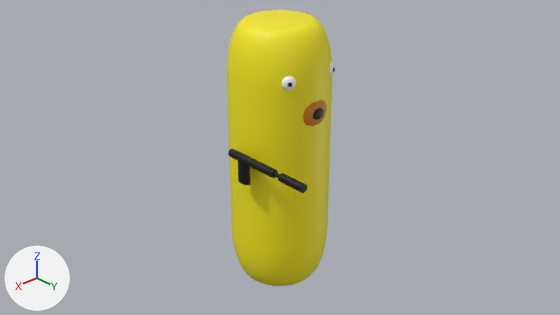
Two versions of the Blender file public/models/choomah.blend, one commit apart.
Camera for both pictures: the file's camera 'Camera'. Arrows for +X, +Y and +Z are at lower left; the lights stay in place.
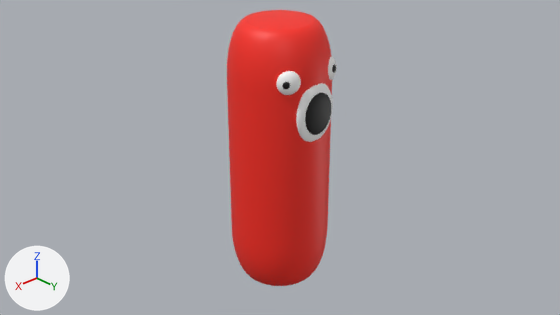
Patch to the scene script:
```diff
--- a/public/models/choomah.blend.py
+++ b/public/models/choomah.blend.py
@@ mat_material_005 @@
+mat_material_005 = principled_material('Material.005')
+mat_material_005.base_color = (1.0, 0.025, 0.0132)  # red #ff2c1e
@@ me_cylinder @@
 me_cylinder.from_pydata(...)  # 64 vertices, 34 faces; spans x -1.0..1.0, y -1.0..1.0, z -1.0..1.0
-me_cylinder.materials.append(mat_material_002)  # yellow #f9ec14
+me_cylinder.materials.append(mat_material_005)  # red #ff2c1e
@@ me_sphere_002 @@
 me_sphere_002.from_pydata(...)  # 482 vertices, 512 faces; spans x -1.0..1.0, y -1.0..1.0, z -1.0..1.0
-me_sphere_002.materials.append(mat_material_003)  # orange #d2801f
+me_sphere_002.materials.append(mat_material_001)  # white #ffffff
@@ ob_sphere @@
 ob_sphere = bpy.data.objects.new('Sphere', me_sphere)
-ob_sphere.location = (0.402, 0.601, 1.35)
+ob_sphere.location = (0.393, 0.587, 1.35)
 ob_sphere.rotation_euler = (0.0, 0.0, 1.08)  # degrees (0, 0, 62)
-ob_sphere.scale = (0.0569, 0.0971, 0.0979)
+ob_sphere.scale = (0.0966, 0.165, 0.166)
@@ ob_sphere_001 @@
 ob_sphere_001 = bpy.data.objects.new('Sphere.001', me_sphere_001)
-ob_sphere_001.location = (-0.375, 0.596, 1.353)
+ob_sphere_001.location = (-0.37, 0.58, 1.353)
 ob_sphere_001.rotation_euler = (0.0, 0.0, 2.046)  # degrees (0, 0, 117)
-ob_sphere_001.scale = (0.0569, 0.0971, 0.0979)
+ob_sphere_001.scale = (0.0982, 0.168, 0.169)
@@ ob_sphere_002 @@
 ob_sphere_002.rotation_euler = (0.0, 0.0, 1.571)  # degrees (0, 0, 90)
-ob_sphere_002.scale = (0.0574, 0.219, 0.211)
+ob_sphere_002.scale = (0.0882, 0.337, 0.433)
@@ ob_sphere_005 @@
 ob_sphere_005.rotation_euler = (0.0, 0.0, 1.567)  # degrees (0, 0, 90)
-ob_sphere_005.scale = (0.0162, 0.1, 0.0798)
+ob_sphere_005.scale = (0.04, 0.247, 0.3)
@@ ob_cylinder_001 @@
-ob_cylinder_001 = bpy.data.objects.new('Cylinder.001', me_cylinder_001)
-ob_cylinder_001.location = (0.863, 0.215, 0.108)
-ob_cylinder_001.rotation_euler = (0.0, 0.0, 1.571)  # degrees (0, 0, 90)
-ob_cylinder_001.scale = (0.108, 0.0587, 0.184)
@@ ob_cylinder_002 @@
-ob_cylinder_002 = bpy.data.objects.new('Cylinder.002', me_cylinder_002)
-ob_cylinder_002.location = (0.863, 0.385, 0.279)
-ob_cylinder_002.rotation_euler = (1.571, -1.571, 0.0)  # degrees (90, -90, 0)
-ob_cylinder_002.scale = (0.0591, 0.0587, 0.43)
@@ ob_cylinder_004 @@
-ob_cylinder_004 = bpy.data.objects.new('Cylinder.004', me_cylinder_004)
-ob_cylinder_004.location = (0.863, 1.155, 0.279)
-ob_cylinder_004.rotation_euler = (1.571, -1.571, 0.0)  # degrees (90, -90, 0)
-ob_cylinder_004.scale = (0.0591, 0.0587, 0.206)
```

Where the change shows, as pixel boxes (x1, y1, x2, y2) in the pictures (560 x 315 px):
'Cylinder', recoloured (yellow to red)
    both: (227, 10, 332, 286)
'Sphere.002', recoloured, rescaled
    before: (303, 100, 326, 126)
    after: (296, 83, 333, 142)
'Sphere.005', rescaled
    before: (313, 108, 324, 120)
    after: (305, 92, 331, 135)
'Sphere', moved, rescaled
    before: (282, 76, 296, 91)
    after: (276, 71, 301, 95)
'Cylinder.002', deleted
    before: (228, 149, 278, 178)
'Cylinder.004', deleted
    before: (278, 173, 307, 193)
'Cylinder.001', deleted
    before: (238, 159, 251, 185)
'Sphere.001', moved, rescaled (67% wider, 79% taller)
    before: (330, 62, 335, 75)
    after: (328, 56, 337, 80)
